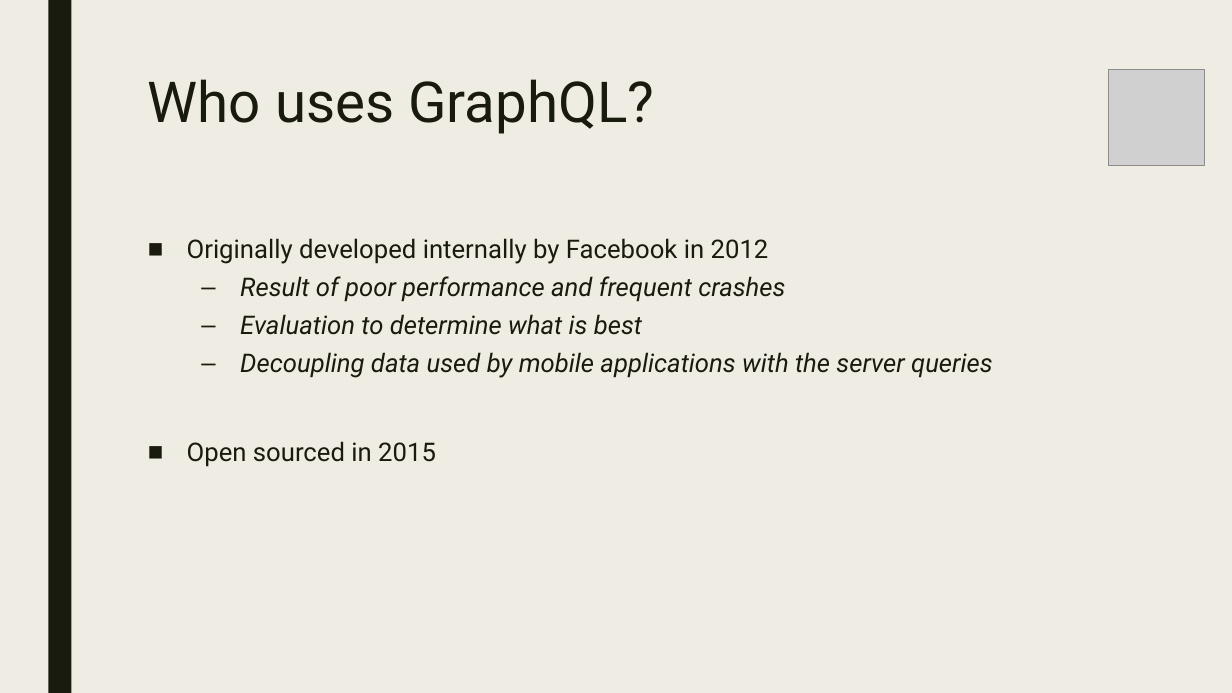
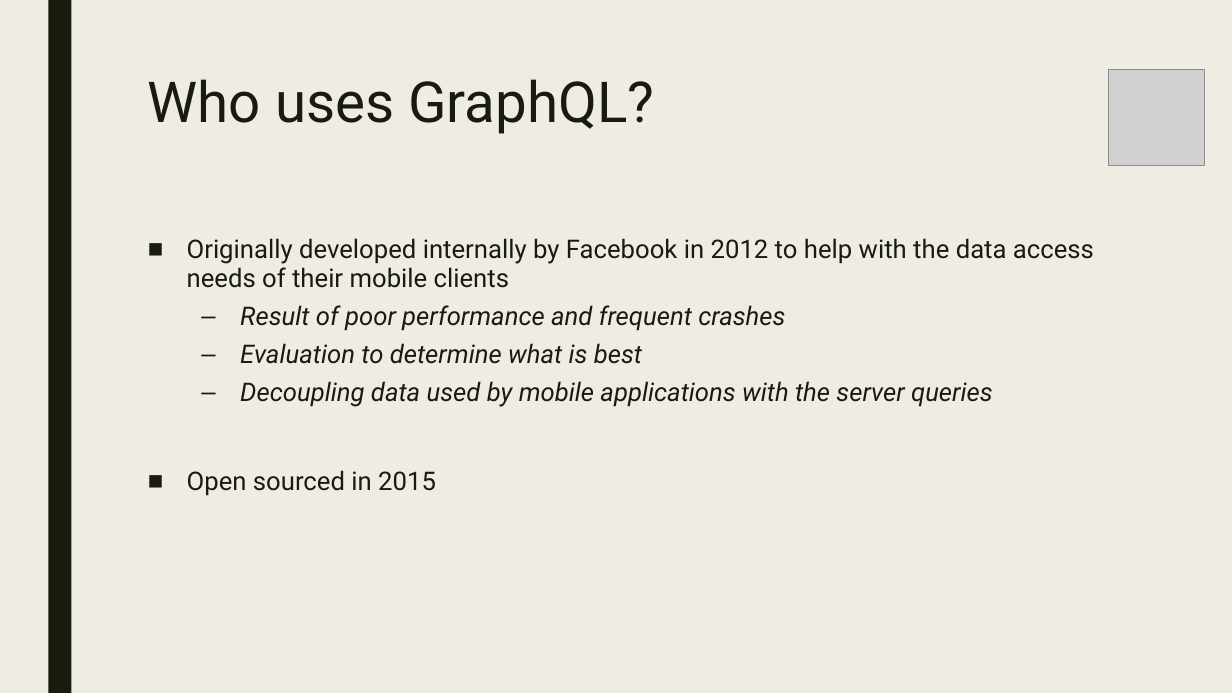
Before and after one commit to leono93/GraphQL_New-Tech, a slide deck: slide 10 of presentation/GraphQL_t7oele00.pptx. Drawn at 1232x693 pixels with LibreOffice and Linux fonts; fonts in the diff are those of the drawing; grey boxes stand for pictures. Boxes give left, top, right and bottom in pixels: in the first picture for what was removed or moved away, otherwise in the second. Text is boxed around its words. In the diff, an @@ line names an element or a change of style, - is before the commit and + after.

Commit message:
ppt update

```diff
--- a/presentation/GraphQL_t7oele00.pptx
+++ b/presentation/GraphQL_t7oele00.pptx
@@ text at (187,238,1094,288): text changed @@
-■ Originally developed internally by Facebook in 2012
+■ Originally developed internally by Facebook in 2012 to help with the data access needs of their mobile clients
```
Also in this commit, not shown: 1 other slide changed, 5 slides added.
